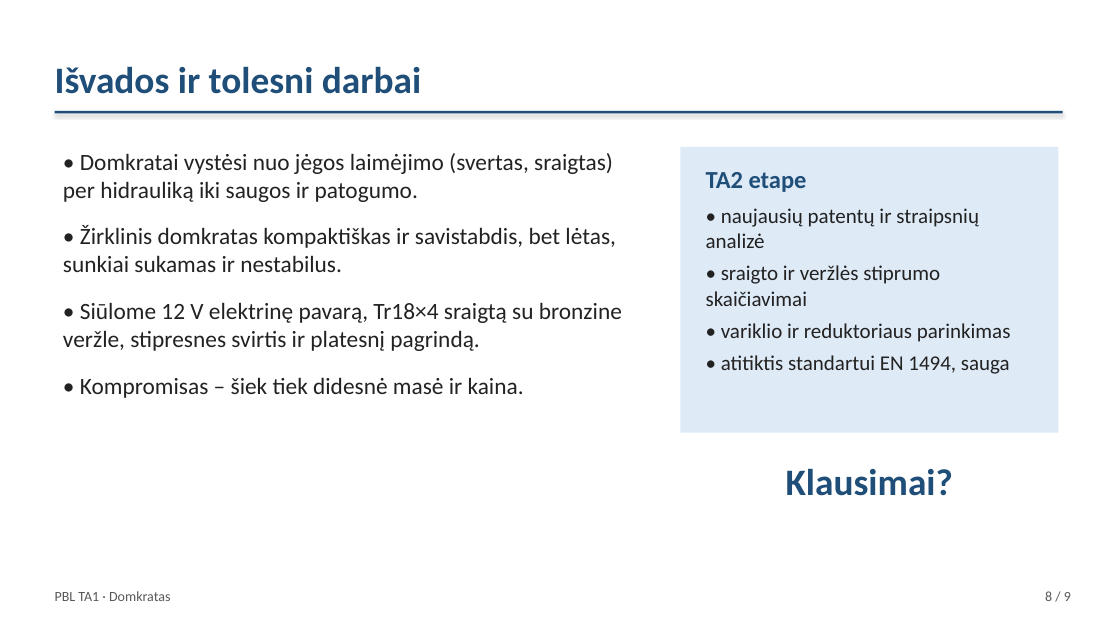
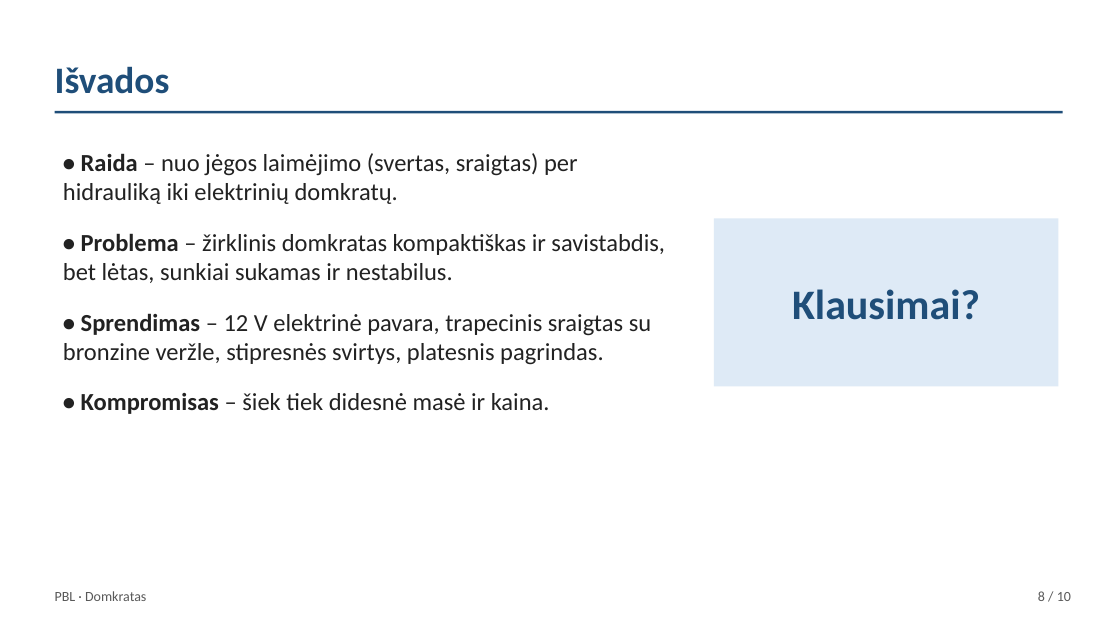
Before and after one commit to Goblinukas-beep/Ye, a slide deck: slide 8 of domkratas-ta1/domkratas-ta1.pptx. Drawn at 1120x630 pixels with LibreOffice and Linux fonts; fonts in the diff are those of the drawing. Boxes give left, top, right and bottom in pixels: in the first picture for what was removed or moved away, otherwise in the second. Text is boxed around its words. In the diff, an @@ line names an element or a change of style, - is before the commit and + after.

```diff
--- a/domkratas-ta1/domkratas-ta1.pptx
+++ b/domkratas-ta1/domkratas-ta1.pptx
@@ text at box(55, 66, 170, 94): text changed @@
-Išvados ir tolesni darbai
+Išvados
@@ rectangle at box(55, 111, 1063, 113): shadow off @@
@@ text at box(63, 153, 665, 365): text changed; size 20 to 21 pt @@
-• Domkratai vystėsi nuo jėgos laimėjimo (svertas, sraigtas) per hidrauliką iki saugos ir patogumo.
-• Žirklinis domkratas kompaktiškas ir savistabdis, bet lėtas, sunkiai sukamas ir nestabilus.
-• Siūlome 12 V elektrinę pavarą, Tr18×4 sraigtą su bronzine veržle, stipresnes svirtis ir platesnį pagrindą.
+• Raida – nuo jėgos laimėjimo (svertas, sraigtas) per hidrauliką iki elektrinių domkratų.
+• Problema – žirklinis domkratas kompaktiškas ir savistabdis, bet lėtas, sunkiai sukamas ir nestabilus.
+• Sprendimas – 12 V elektrinė pavara, trapecinis sraigtas su bronzine veržle, stipresnės svirtys, platesnis pagrindas.
@@ text removed at box(706, 172, 1011, 374) @@
-TA2 etape
-• naujausių patentų ir straipsnių analizė
-• sraigto ir veržlės stiprumo skaičiavimai
-• variklio ir reduktoriaus parinkimas
-• atitiktis standartui EN 1494, sauga
@@ rectangle: place and size @@
-rectangle at box(681, 147, 1059, 433)
+rectangle at box(714, 218, 1059, 386)
@@ text "Klausimai?": place and size @@
-text "Klausimai?" at box(786, 468, 953, 496)
+text "Klausimai?" at box(792, 289, 980, 320)
@@ text "Klausimai?" at box(792, 289, 980, 320): size 32 to 36 pt; vertical alignment top to middle @@
@@ text at box(81, 393, 550, 414): size 20 to 21 pt in "• Kompromisas – šiek tiek didesnė masė ..."; bold on in "• Kompromisas"; more space between paragraphs @@
@@ text at box(55, 591, 146, 601): text changed @@
-PBL TA1 · Domkratas
+PBL · Domkratas
@@ text at box(1038, 591, 1071, 601): text changed @@
-8 / 9
+8 / 10
```
Also in this commit, not shown: 6 other slides changed, 2 slides added, 1 slide removed, 3 other files.
